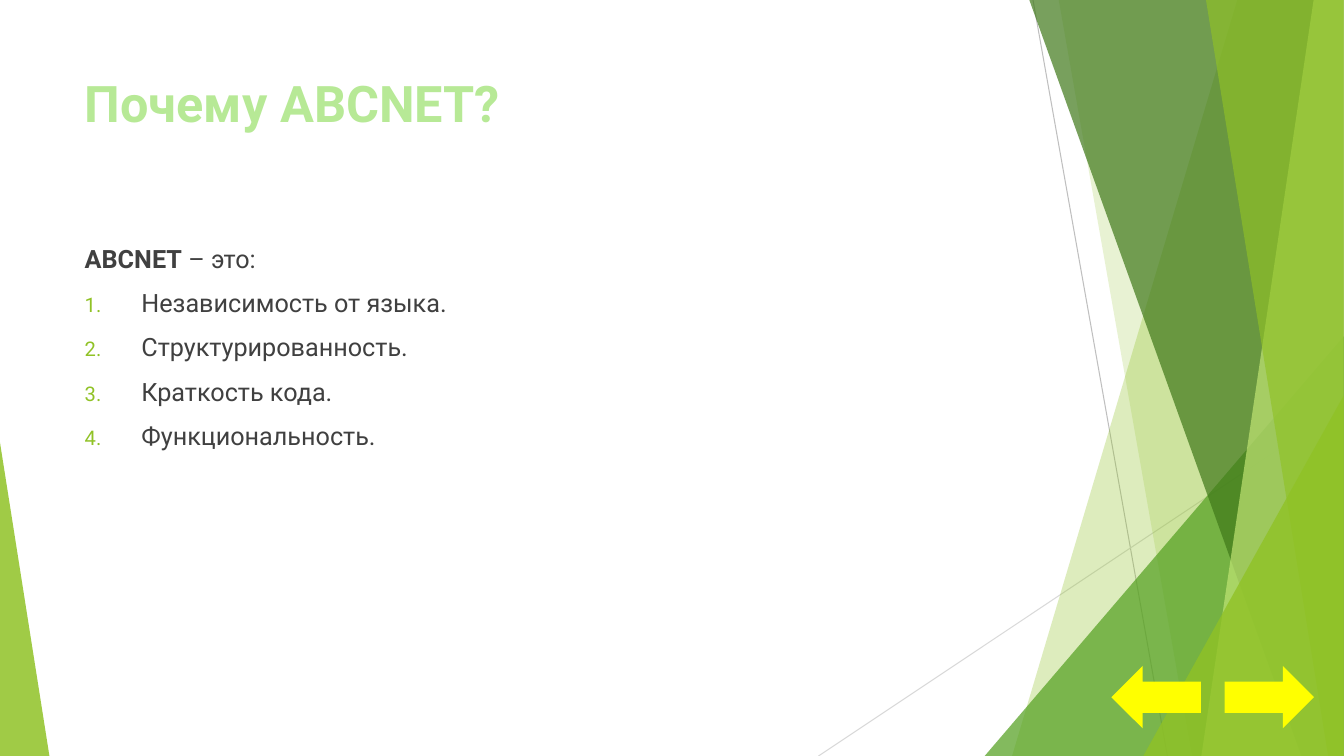
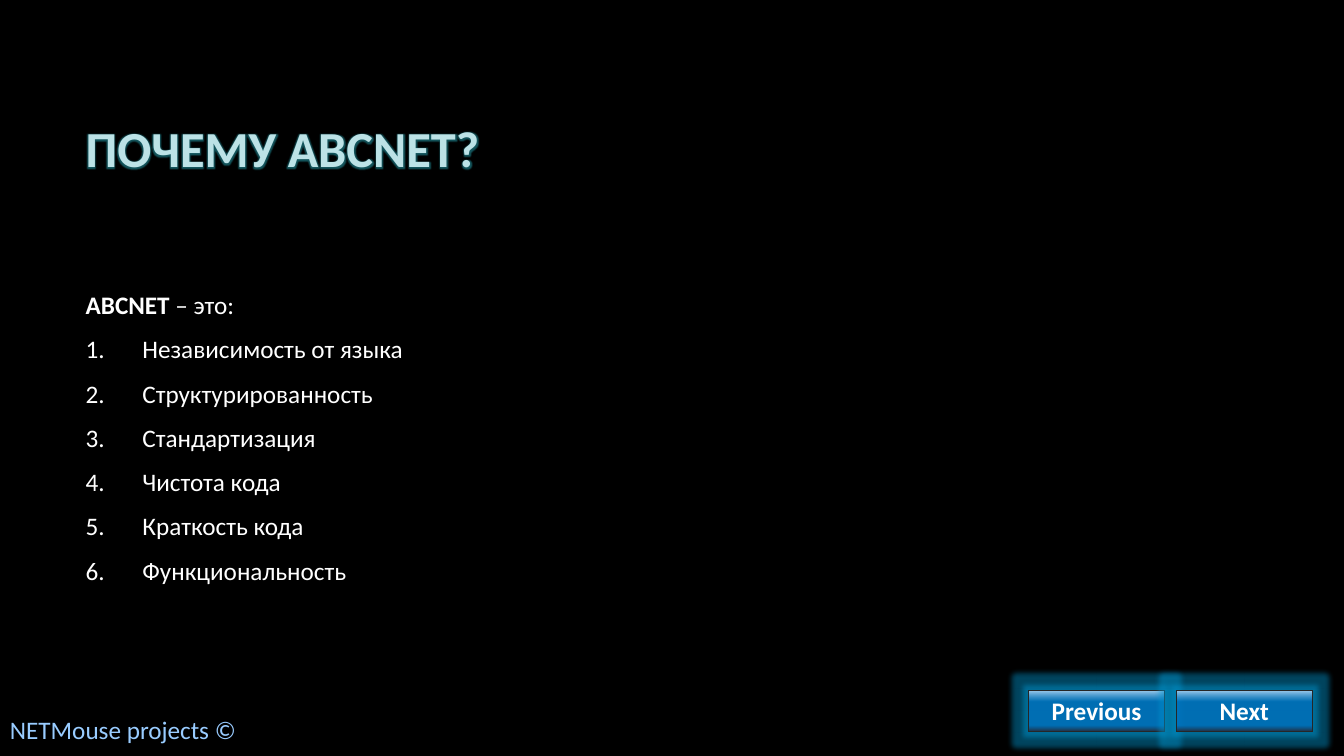
Before and after one commit to AlvinSeville7cf-NET-projects/ABCNET, a slide deck: slide 2 of NETMouse - .NET release/Presentations/ABCNET как альтернатива PABCSystem.pptx. Drawn at 1344x756 pixels with LibreOffice and Linux fonts; fonts in the diff are those of the drawing; background and template pictures are left out. Boxes give left, top, right and bottom in pixels: in the first picture for what was removed or moved away, otherwise in the second. Text is boxed around its words. In the diff, an @@ line names an element or a change of style, - is before the commit and + after.

```diff
--- a/NETMouse - .NET release/Presentations/ABCNET как альтернатива PABCSystem.pptx
+++ b/NETMouse - .NET release/Presentations/ABCNET как альтернатива PABCSystem.pptx
@@ background #FFFFFF to picture (left out) @@
@@ title "ПОЧЕМУ ABCNET?" at box(86, 132, 480, 170): vertical alignment top to middle @@
@@ title at box(86, 132, 480, 170): text changed; font Roboto to Calibri; text colour #B7E996 to #BCE2E6 @@
-Почему ABCNET?
+ПОЧЕМУ ABCNET?
@@ text "ABCNET – это:" at box(86, 297, 403, 584): vertical alignment top to middle @@
@@ text at box(86, 297, 234, 314): font Roboto to Calibri, text colour #404040 to #FFFFFF in "ABCNET – это:" @@
@@ text at box(142, 341, 403, 584): text changed; font Roboto to Calibri; text colour #404040 to #FFFFFF @@
-1. Независимость от языка.
-2. Структурированность.
-3. Краткость кода.
-4. Функциональность.
+1. Независимость от языка
+2. Структурированность
+3. Стандартизация
+4. Чистота кода
+5. Краткость кода
+6. Функциональность
@@ group removed at box(0, 0, 1344, 756): 5 freeform shapes, 3 triangles, 2 lines @@
@@ right arrow removed at box(1112, 666, 1202, 729) @@
@@ right arrow removed at box(1225, 666, 1315, 729) @@
@@ rectangle added at box(1029, 691, 1166, 731), fill gradient #A3CEED to #0070C0 to #292834, outline #262626 0.75 pt, 18 pt, text #FFFFFF, bold @@
+Previous
@@ rectangle added at box(1177, 691, 1313, 731), fill gradient #A3CEED to #0070C0 to #292834, outline #262626 0.75 pt, 18 pt, text #FFFFFF, bold @@
+Next
@@ text added at box(10, 721, 209, 744), 18 pt, text #99CCFF @@
+NETMouse projects ©
```
Also in this commit, not shown: 6 other slides changed, 4 slides added, 4 slides removed.
